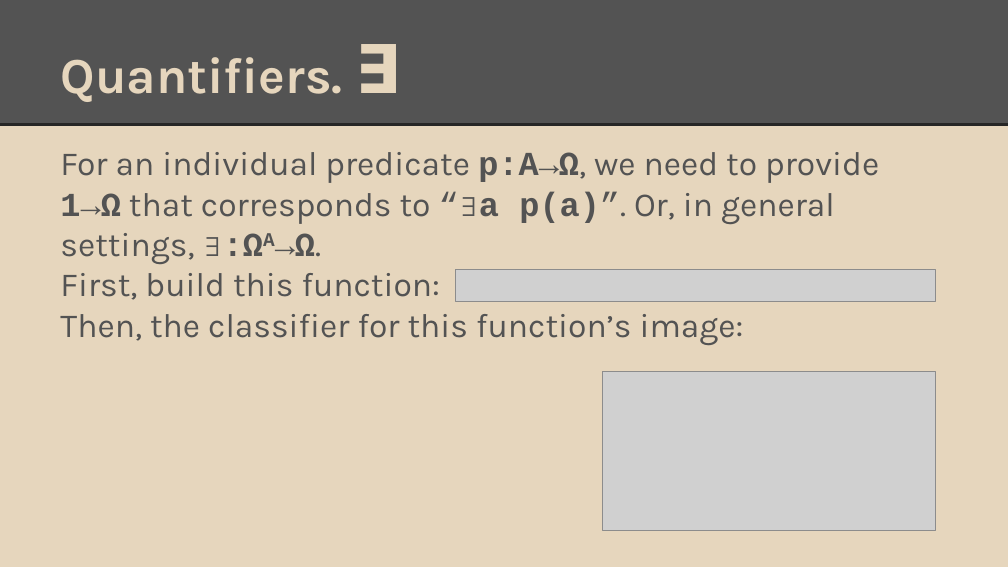
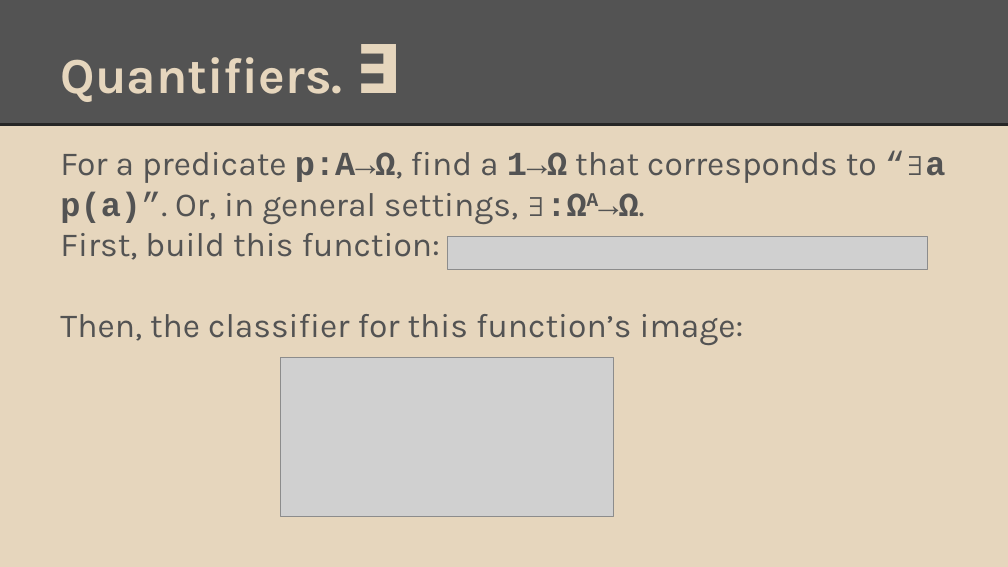
Before and after one commit to degoes-consulting/lambdaconf-2015, a slide deck: slide 30 of speakers/vpatryshev/intuitionistic-type-theory/IntroToIntuitionisticTypeTheory.pptx. Drawn at 1008x567 pixels with LibreOffice and Linux fonts; fonts in the diff are those of the drawing; grey boxes stand for pictures. Boxes give left, top, right and bottom in pixels: in the first picture for what was removed or moved away, otherwise in the second. Text is boxed around its words. In the diff, an @@ line names an element or a change of style, - is before the commit and + after.

Commit message:
Actually, only now the typos were fixed... `

```diff
--- a/speakers/vpatryshev/intuitionistic-type-theory/IntroToIntuitionisticTypeTheory.pptx
+++ b/speakers/vpatryshev/intuitionistic-type-theory/IntroToIntuitionisticTypeTheory.pptx
@@ text at (60, 152, 945, 224): text changed @@
-For an individual predicate p:A→Ω, we need to provide 1→Ω that corresponds to “∃a p(a)”. Or, in general settings, ∃:ΩA→Ω.
+For a predicate p:A→Ω, find a 1→Ω that corresponds to “∃a p(a)”. Or, in general settings, ∃:ΩA→Ω.
@@ picture: place and size @@
-picture at (456, 269, 935, 301)
+picture at (448, 237, 927, 269)
@@ picture: place and size @@
-picture at (603, 371, 935, 529)
+picture at (281, 358, 614, 516)
```
Also in this commit, not shown: 7 other slides changed.
